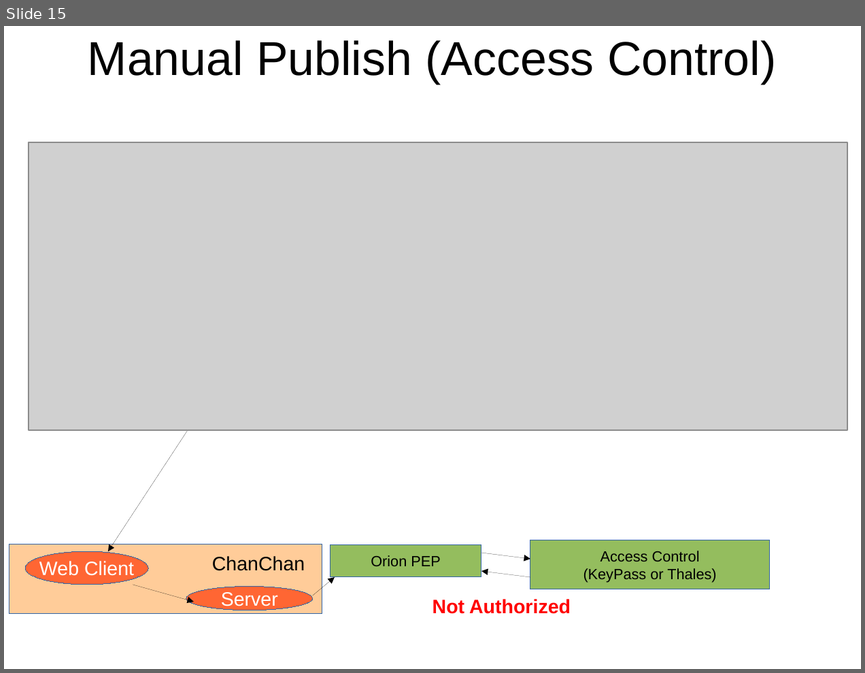
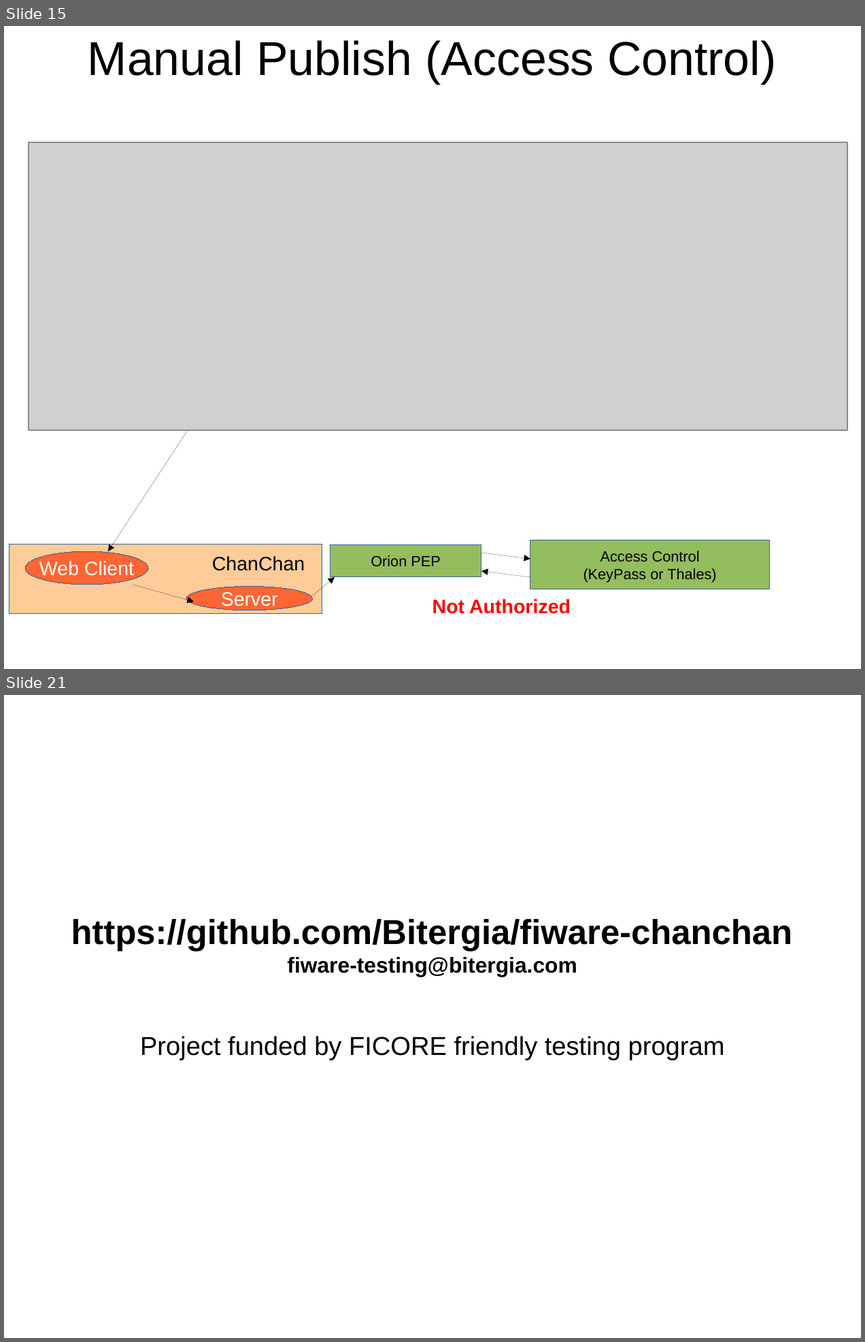
Before and after one commit to Bitergia/fiware-chanchan, a slide deck: doc/ChanChan.odp. Shown one above the other, each under a label of ours: slide 15 before the commit, slides 15 and 21 after it; the slides between them are not shown. The pictures are 865x673 and 865x1342 pixels, drawn with LibreOffice and Linux fonts; fonts in the diff are those of the drawing; grey boxes stand for pictures. Boxes give left, top, right and bottom in pixels: in the first picture for what was removed or moved away, otherwise in the second. Text is boxed around its words. In the diff, an @@ line names an element or a change of style, - is before the commit and + after.

```diff
--- a/doc/ChanChan.odp
+++ b/doc/ChanChan.odp
@@ slide 21 added at <box>4,695,861,1338</box>, background #FFFFFF @@
@@ text added at <box>71,919,792,1060</box>, 32 pt, text #000000, bold @@
+https://github.com/Bitergia/fiware-chanchan
+fiware-testing@bitergia.com
+Project funded by FICORE friendly testing program
```
Also in this commit, not shown: 1 slide changed, 5 other slides added, 1 other file.
